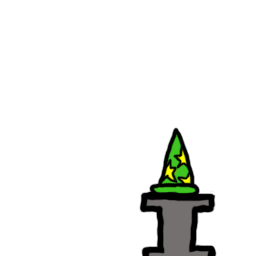
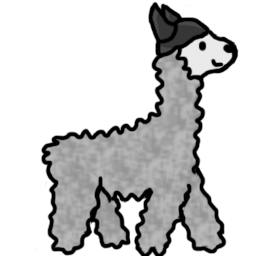
Layered file, before and after one edit (256 × 256). Changes by layer:
hid "Layer 32" over [149, 127, 200, 198]
hid "Layer 30" over [139, 190, 217, 256]
hid "Layer 34" over [159, 147, 195, 186]
hid "Layer 33" over [151, 130, 198, 197]
hid "Layer 31" over [144, 196, 214, 256]
showed "Layer 19 copy 2" over [35, 1, 235, 256]
showed "Layer 20" over [198, 25, 239, 74]
added layer "Layer 42" above "Layer 38" over [35, 136, 229, 256]
added layer "Layer 41" above "Layer 37" over [35, 153, 229, 256]
added layer "Layer 37" above "Layer 40" over [48, 160, 224, 256]
added layer "Layer 40" above "Layer 36" over [36, 144, 224, 256]
added layer "Layer 39" above "Layer 35" over [35, 40, 227, 256]
added layer "Layer 35" above "Layer 23 copy 2" over [42, 2, 239, 187]
